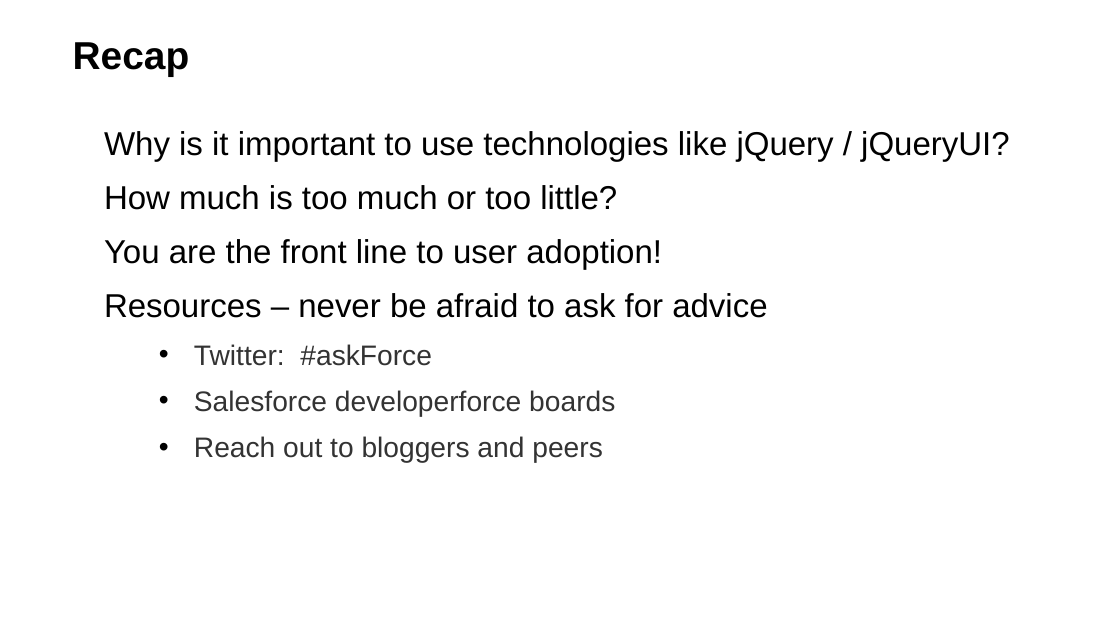
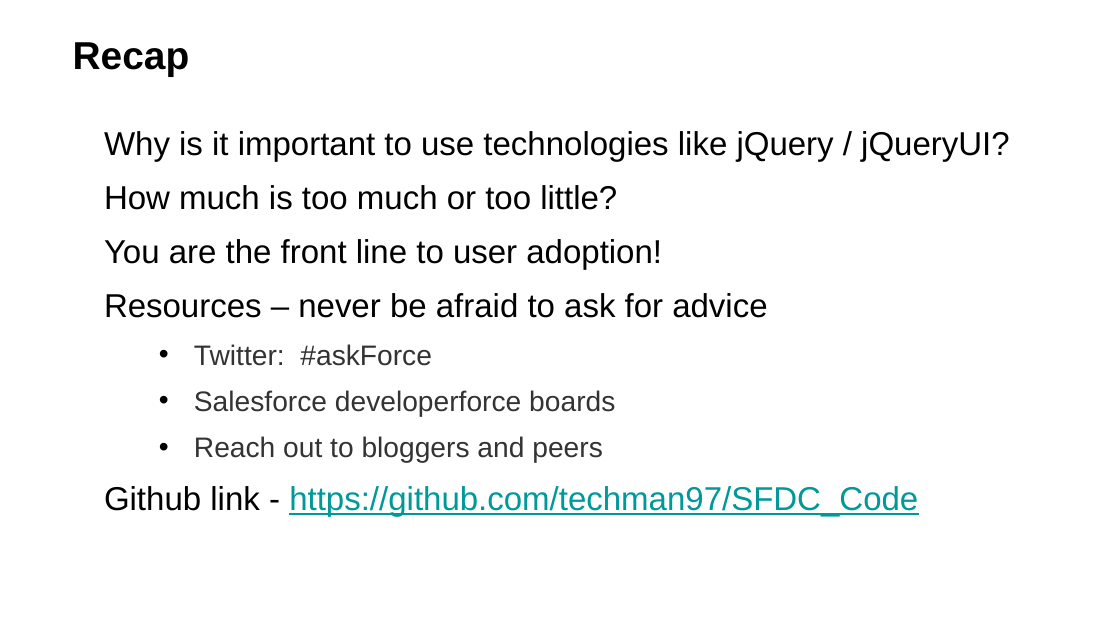
Before and after one commit to techman97/SFDC_Code, a slide deck: slide 19 of 16x9_DF2012_v3 - jQuery.pptx. Drawn at 1120x630 pixels with LibreOffice and Linux fonts; fonts in the diff are those of the drawing; background and template pictures are left out. Boxes give left, top, right and bottom in pixels: in the first picture for what was removed or moved away, otherwise in the second. Text is boxed around its words. In the diff, an @@ line names an element or a change of style, - is before the commit and + after.

Commit message:
Updated Slide Deck - pre dry-run

```diff
--- a/16x9_DF2012_v3 - jQuery.pptx
+++ b/16x9_DF2012_v3 - jQuery.pptx
@@ text at (104, 486, 918, 517): paragraph added @@
+Github link - https://github.com/techman97/SFDC_Code
```
